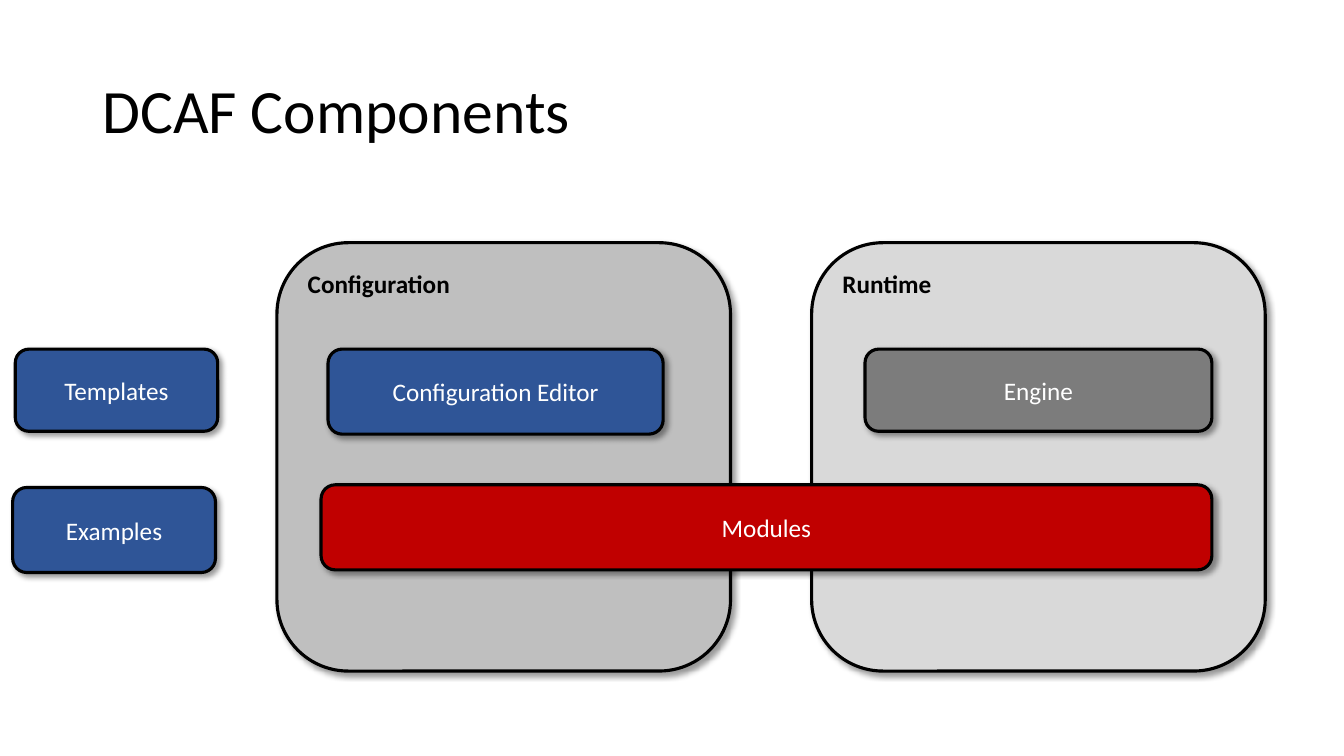
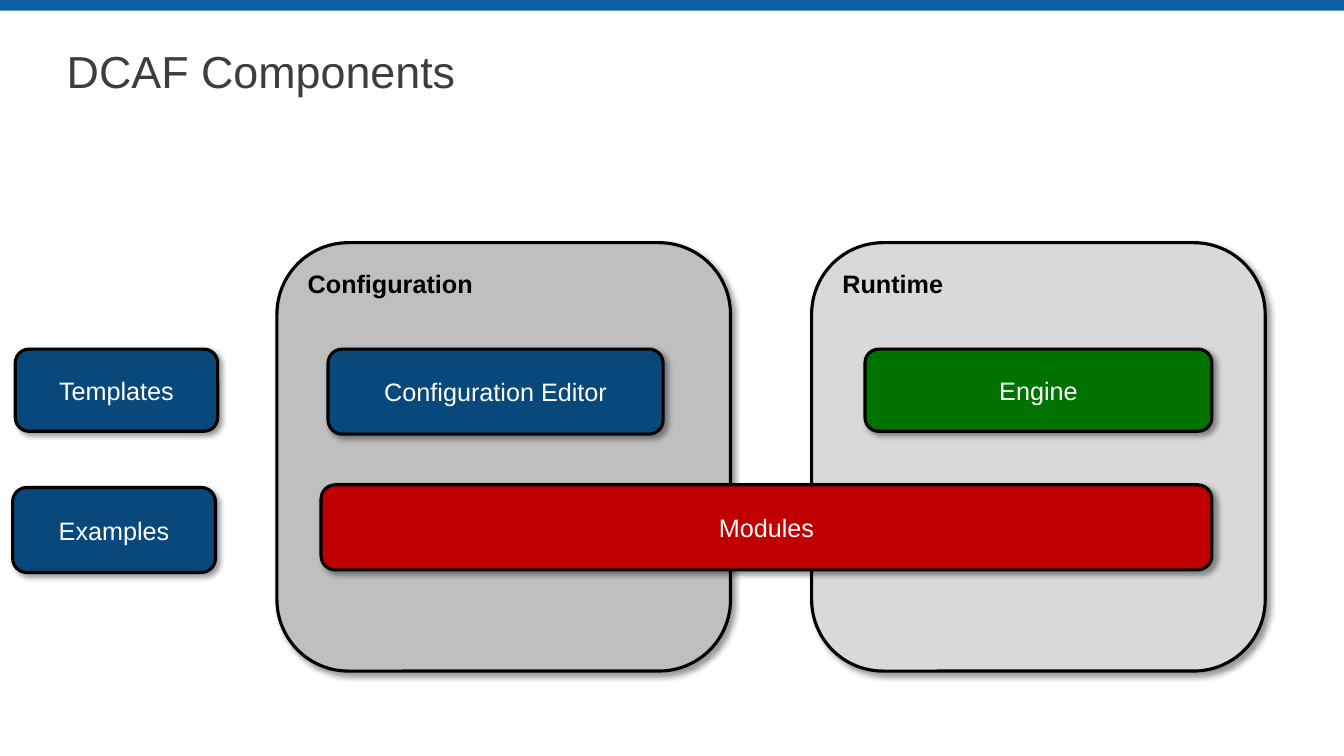
Before and after one commit to LabVIEW-DCAF/Documentation, a slide deck: slide 9 of Trunk/Getting Started Material/DCAF Training/1 Introduction to DCAF.pptx. Drawn at 1344x756 pixels with LibreOffice and Linux fonts; fonts in the diff are those of the drawing; background and template pictures are left out. Boxes give left, top, right and bottom in pixels: in the first picture for what was removed or moved away, otherwise in the second. Text is boxed around its words. In the diff, an @@ line names an element or a change of style, - is before the commit and + after.

Commit message:
Fixed templates
All slide decks that I had worked on had a mix of different templates from many years. I deleted all the slide masters for the older versions to have a consistent scheme.

```diff
--- a/Trunk/Getting Started Material/DCAF Training/1 Introduction to DCAF.pptx
+++ b/Trunk/Getting Started Material/DCAF Training/1 Introduction to DCAF.pptx
@@ rectangle added at (0, 0, 1344, 11), fill #0A60A3 @@
@@ title "DCAF Components": place and size @@
-title "DCAF Components" at (102, 93, 570, 143)
+title "DCAF Components" at (67, 56, 455, 97)
@@ title "DCAF Components" at (67, 56, 455, 97): size 44 to 32 pt, font Calibri to Arial, text colour #000000 to #3D3D3D @@
@@ rounded rectangle "Engine" at (865, 349, 1212, 432): font Calibri to Arial; fill #7C7C7C to #007200 @@
@@ font Calibri to Arial; fill #2F5597 to #08487A in 3 elements at (328, 349, 662, 434), (15, 349, 218, 432), (13, 488, 216, 573) @@
@@ font Calibri to Arial in 3 elements at (277, 243, 731, 671), (812, 243, 1265, 671), (322, 485, 1213, 570) @@
```
Also in this commit, not shown: 27 other slides changed, 1 slide removed, 2 other files.
